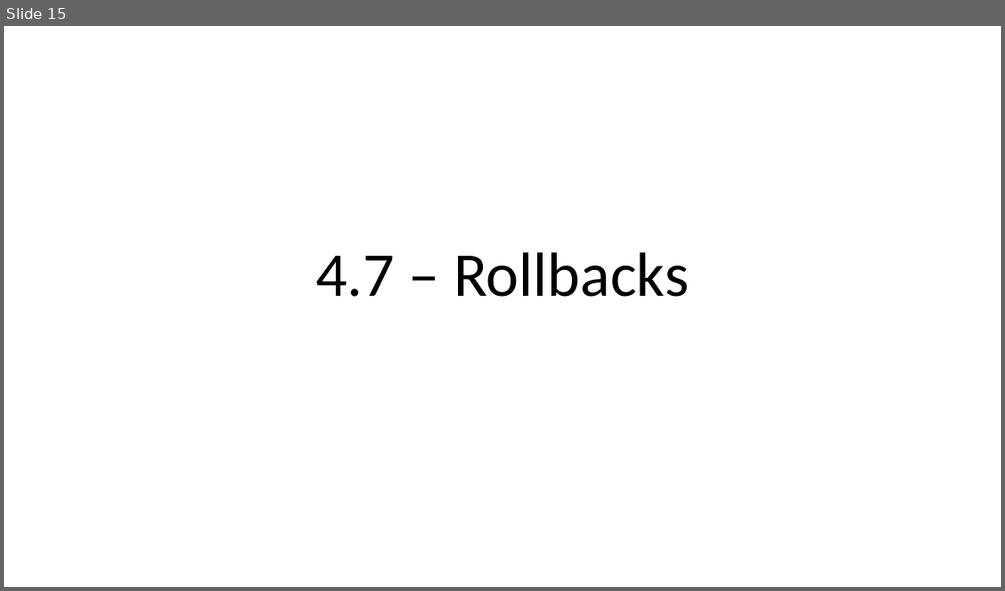
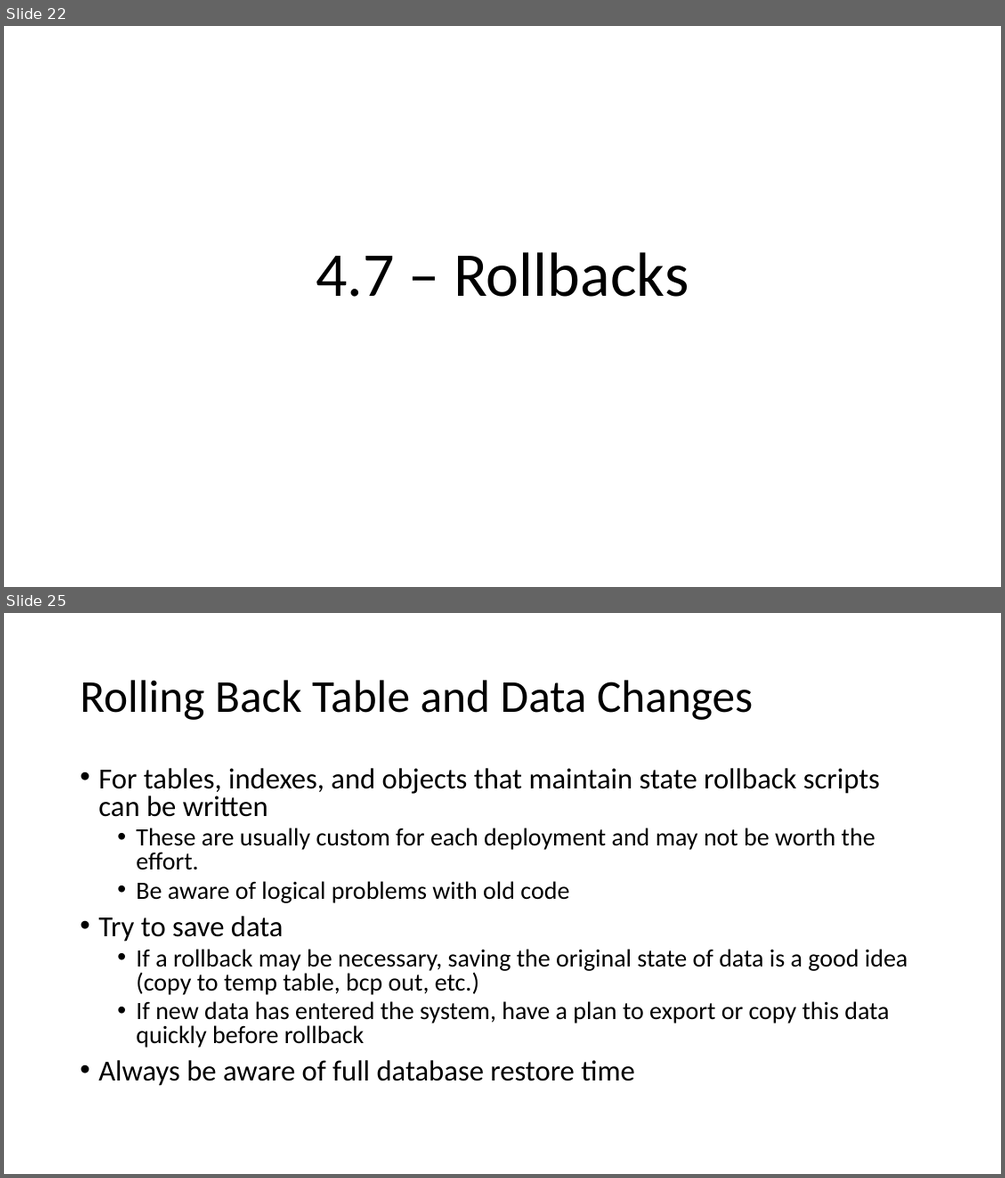
Before and after one commit to way0utwest/DatabaseDevOpsMS, a slide deck: Section 3 - Release Management/Section3-ReleaseManagement.pptx. Shown one above the other, each under a label of ours: slide 15 before the commit, slides 22 and 25 after it; the slides between them are not shown. The pictures are 1005x591 and 1005x1178 pixels, drawn with LibreOffice and Linux fonts; fonts in the diff are those of the drawing. Boxes give left, top, right and bottom in pixels: in the first picture for what was removed or moved away, otherwise in the second. Text is boxed around its words. In the diff, an @@ line names an element or a change of style, - is before the commit and + after.

```diff
--- a/Section 3 - Release Management/Section3-ReleaseManagement.pptx
+++ b/Section 3 - Release Management/Section3-ReleaseManagement.pptx
@@ slide 25 added at (x1=4, y1=613, x2=1001, y2=1174), background #FFFFFF @@
@@ title added at (x1=80, y1=680, x2=752, y2=720), 44 pt, text #000000 @@
+Rolling Back Table and Data Changes
@@ text added at (x1=98, y1=768, x2=907, y2=1086), 24 pt, text #000000 @@
+• For tables, indexes, and objects that maintain state rollback scripts can be written
+  • These are usually custom for each deployment and may not be worth the effort.
+  • Be aware of logical problems with old code
+• Try to save data
+  • If a rollback may be necessary, saving the original state of data is a good idea (copy to temp table, bcp out, etc.)
+  • If new data has entered the system, have a plan to export or copy this data quickly before rollback
+• Always be aware of full database restore time
@@ what was slide 15 is now slide 22 @@
```
Also in this commit, not shown: 8 slides changed, 11 other slides added, 1 slide removed, 3 other files.
